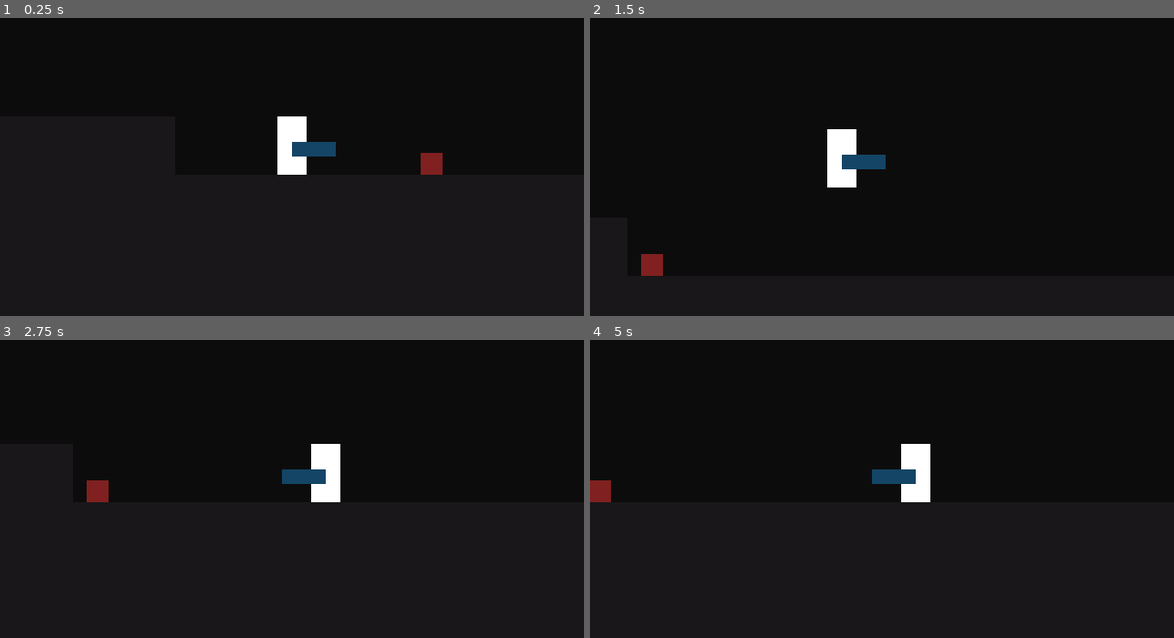
Above: before the commit, frames 1-4 (two rows, left to right).
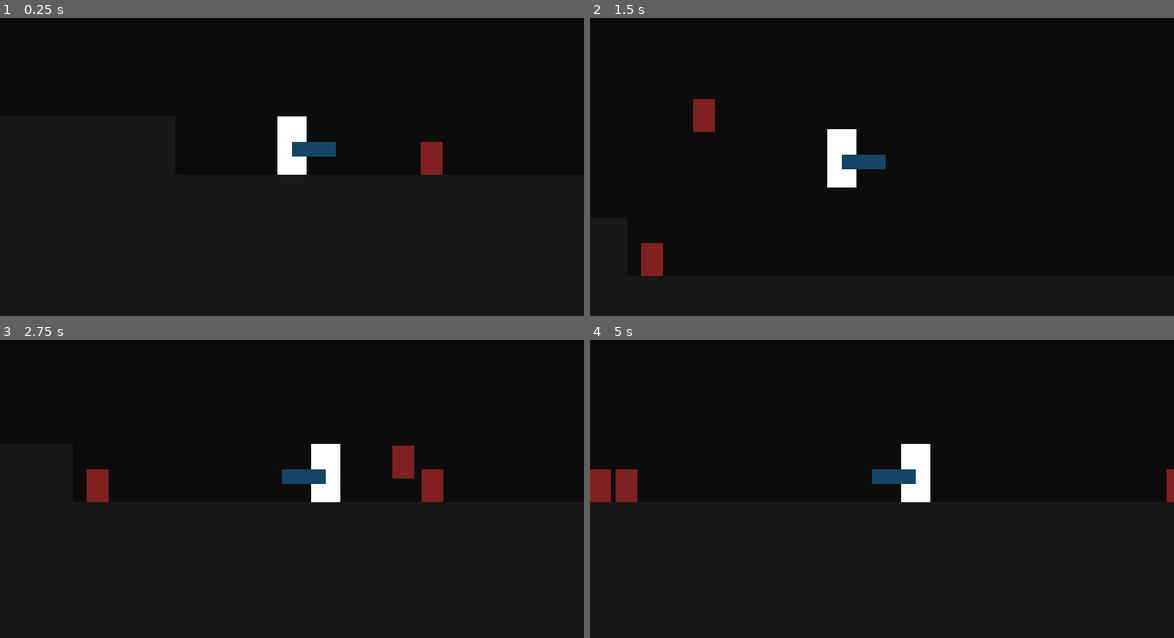
Above: after the commit, the same moments.

Repository: Ieida/guild-of-blood
Game: Godot game, scene res://core/game/game.tscn
Two runs of this game, one before a commit and one after it. Both use one fixed random seed, a clock stepped at 60 frames per second and the inputs below.
Inputs:
- Up to frame 1 (0.25 s): no input
- Up to frame 2 (1.5 s): hold D (move_right) from 0.53 s (still down); tap Space (jump) at 0.77 s
- Up to frame 3 (2.75 s): tap Space (jump) at 1.52 s; release D (move_right) at 2.03 s; hold A (move_left) from 2.03 s (still down)
- Up to frame 4 (5 s): release A (move_left) at 2.78 s; hold D (move_right) 2.78-4.28 s; tap Space (jump) at 3.02, 3.77, 4.52 s; hold A (move_left) from 4.28 s (still down)

The runs differ from the first frame. In frame 1, 0.1% of the frame differs, in the area x 72-76%, y 41-46%; in frame 2, 0.6%; in frame 3, 1.0%, in the area x 14-76%, y 35-55%; in frame 4, 0.7%.

Commit message:
drops and spawners

Diff:
--- /dev/null
+++ b/2d/core/drop/drop_2d.gd
@@ -0,0 +1,26 @@
+class_name Drop2D extends Area2D
+
+
+@export var attractor_tags: Array[StringName]
+var attractor: Hurtbox2D
+
+
+func _physics_process(delta: float) -> void:
+	if attractor:
+		var dir: Vector2 = global_position.direction_to(
+			attractor.global_position
+		)
+		var ang: float = sin(GameUtils.time * 5.) * deg_to_rad(45.)
+		dir = dir.rotated(ang)
+		var mtn: Vector2 = dir * 64. * delta
+		global_translate(mtn)
+	else:
+		for a in get_overlapping_areas():
+			if not a is Hurtbox2D: continue
+			var has_tag: bool
+			for t in attractor_tags:
+				if a.tags.has(t):
+					has_tag = true
+					break
+			if not has_tag: continue
+			attractor = a
--- /dev/null
+++ b/2d/core/drop/drop_2d.tscn
@@ -0,0 +1,21 @@
+[gd_scene load_steps=4 format=3 uid="uid://b88kivl1j87ay"]
+
+[ext_resource type="Script" uid="uid://hqbt67nxjo1m" path="res://2d/core/drop/drop_2d.gd" id="1_37hoe"]
+
+[sub_resource type="CircleShape2D" id="CircleShape2D_0v26c"]
+radius = 128.0
+
+[sub_resource type="QuadMesh" id="QuadMesh_yvoh2"]
+size = Vector2(8, 8)
+
+[node name="Drop2D" type="Area2D"]
+z_index = -1
+collision_layer = 8
+collision_mask = 4
+script = ExtResource("1_37hoe")
+
+[node name="CollisionShape2D" type="CollisionShape2D" parent="."]
+shape = SubResource("CircleShape2D_0v26c")
+
+[node name="Mesh" type="MeshInstance2D" parent="."]
+mesh = SubResource("QuadMesh_yvoh2")
--- /dev/null
+++ b/2d/core/drop_spawner/drop_spawner_2d.gd
@@ -0,0 +1,12 @@
+class_name DropSpawner2D extends Node2D
+
+
+@export var drop_scene: PackedScene
+@onready var game: Game = get_node(^"/root/Game")
+
+
+func spawn():
+	var p: Node = game.current_level.get_node(^"Nodes/Drops")
+	var d: Drop2D = drop_scene.instantiate()
+	p.add_child(d)
+	d.global_position = global_position
--- /dev/null
+++ b/2d/core/drop_spawner/drop_spawner_2d.tscn
@@ -0,0 +1,8 @@
+[gd_scene load_steps=3 format=3 uid="uid://p5iqg6en47hd"]
+
+[ext_resource type="Script" uid="uid://bmpasrbeyhskp" path="res://2d/core/drop_spawner/drop_spawner_2d.gd" id="1_bcvxc"]
+[ext_resource type="PackedScene" uid="uid://b88kivl1j87ay" path="res://2d/core/drop/drop_2d.tscn" id="2_xy45m"]
+
+[node name="DropSpawner2D" type="Node2D"]
+script = ExtResource("1_bcvxc")
+drop_scene = ExtResource("2_xy45m")
--- a/2d/core/enemy/enemy_2d.gd
+++ b/2d/core/enemy/enemy_2d.gd
@@ -1,6 +1,7 @@
 class_name Enemy2D extends CharacterBody2D
 
 
+signal died
 signal landed
 
 
@@ -14,8 +15,12 @@
 @onready var hitbox: Hitbox2D = $Hitbox2D
 @onready var hurtbox: Hurtbox2D = $Hurtbox2D
 @onready var mesh: MeshInstance2D = $Mesh
-@onready var target: Player2D = get_node(^"../Player2D")
+@onready var target: Player2D = get_node(^"../../Player2D")
 var attack_cooldown_start_time: float
+
+
+func _on_health_depleted():
+	died.emit()
 
 
 func _on_health_reduced():
@@ -46,3 +51,4 @@
 
 func _ready() -> void:
 	hurtbox.health.reduced.connect(_on_health_reduced)
+	hurtbox.health.depleted.connect(_on_health_depleted)
--- a/2d/core/enemy/enemy_2d.tscn
+++ b/2d/core/enemy/enemy_2d.tscn
@@ -11,8 +11,11 @@
 [ext_resource type="Script" uid="uid://dvvejqb1syxl7" path="res://2d/core/enemy/states/attack.gd" id="6_j8syg"]
 [ext_resource type="Script" uid="uid://opii8bib3yra" path="res://2d/core/enemy/states/run.gd" id="7_kqo4x"]
 [ext_resource type="Script" uid="uid://c0kpba4gkvv3b" path="res://2d/core/enemy/states/die.gd" id="8_qpd5a"]
+[ext_resource type="PackedScene" uid="uid://p5iqg6en47hd" path="res://2d/core/drop_spawner/drop_spawner_2d.tscn" id="12_pikec"]
+[ext_resource type="PackedScene" uid="uid://dt1o4gip3gv64" path="res://2d/drops/parasite_blood/parasite_blood.tscn" id="13_h22sm"]
 
 [sub_resource type="Resource" id="Resource_qpd5a"]
+resource_local_to_scene = true
 script = ExtResource("6_j8syg")
 lunge_velocity_x = 256.0
 lunge_velocity_y = 128.0
@@ -20,28 +23,33 @@
 metadata/_custom_type_script = "uid://dvvejqb1syxl7"
 
 [sub_resource type="Resource" id="Resource_kqo4x"]
+resource_local_to_scene = true
 script = ExtResource("5_68wph")
 stop_distance = 128.0
 priority = 1
 metadata/_custom_type_script = "uid://djgq3pop1uygr"
 
 [sub_resource type="Resource" id="Resource_j8syg"]
+resource_local_to_scene = true
 script = ExtResource("4_1l2mt")
 priority = 0
 metadata/_custom_type_script = "uid://coh1hf2qw8v3m"
 
 [sub_resource type="Resource" id="Resource_pikec"]
+resource_local_to_scene = true
 script = ExtResource("7_kqo4x")
-distance = 128.0
+distance = 256.0
 priority = 1
 metadata/_custom_type_script = "uid://opii8bib3yra"
 
 [sub_resource type="Resource" id="Resource_h22sm"]
+resource_local_to_scene = true
 script = ExtResource("8_qpd5a")
 priority = 3
 metadata/_custom_type_script = "uid://c0kpba4gkvv3b"
 
 [sub_resource type="Resource" id="Resource_68wph"]
+resource_local_to_scene = true
 script = ExtResource("2_wpea4")
 props = Dictionary[StringName, Variant]({
 &"is_attack_on_cd": false
@@ -57,7 +65,7 @@
 metadata/_custom_type_script = "uid://dnxtbvhmuuo3c"
 
 [sub_resource type="RectangleShape2D" id="RectangleShape2D_lup2p"]
-size = Vector2(24, 24)
+size = Vector2(24, 36)
 
 [sub_resource type="Resource" id="Resource_x4vt3"]
 resource_local_to_scene = true
@@ -67,7 +75,7 @@
 metadata/_custom_type_script = "uid://cr78h78gsyfpi"
 
 [sub_resource type="QuadMesh" id="QuadMesh_6uej2"]
-size = Vector2(24, 24)
+size = Vector2(24, 36)
 
 [node name="Enemy2D" type="CharacterBody2D"]
 z_index = 1
@@ -95,3 +103,8 @@
 [node name="Mesh" type="MeshInstance2D" parent="."]
 modulate = Color(0.5, 0.125, 0.125, 1)
 mesh = SubResource("QuadMesh_6uej2")
+
+[node name="DropSpawner2D" parent="." instance=ExtResource("12_pikec")]
+drop_scene = ExtResource("13_h22sm")
+
+[connection signal="died" from="." to="DropSpawner2D" method="spawn"]
--- /dev/null
+++ b/2d/core/enemy_spawner/enemy_spawner_2d.gd
@@ -0,0 +1,30 @@
+class_name EnemySpawner2D extends Node2D
+
+
+@export var enemy_scene: PackedScene
+@export var interval: float = 1.
+@export var max_enemies: int = 10
+@onready var game: Game = get_node(^"/root/Game")
+var spawned_enemies: Array[Enemy2D]
+var previous_spawn_time: float
+
+
+func _on_enemy_died(enemy: Enemy2D):
+	spawned_enemies.erase(enemy)
+
+
+func _process(_delta: float) -> void:
+	if spawned_enemies.size() < max_enemies:
+		var et: float = GameUtils.time - previous_spawn_time
+		if et >= interval:
+			previous_spawn_time = GameUtils.time
+			spawn()
+
+
+func spawn():
+	var p: Node = game.current_level.get_node(^"Nodes/Enemies")
+	var e: Enemy2D = enemy_scene.instantiate()
+	spawned_enemies.append(e)
+	e.died.connect(func (): _on_enemy_died(e))
+	p.add_child(e)
+	e.global_position = global_position
--- /dev/null
+++ b/2d/core/enemy_spawner/enemy_spawner_2d.tscn
@@ -0,0 +1,8 @@
+[gd_scene load_steps=3 format=3 uid="uid://o68ftpj23dau"]
+
+[ext_resource type="Script" uid="uid://dlr26qtkw20k2" path="res://2d/core/enemy_spawner/enemy_spawner_2d.gd" id="1_1w50a"]
+[ext_resource type="PackedScene" uid="uid://s40v113gcf3e" path="res://2d/core/enemy/enemy_2d.tscn" id="2_ebpdt"]
+
+[node name="EnemySpawner2D" type="Node2D"]
+script = ExtResource("1_1w50a")
+enemy_scene = ExtResource("2_ebpdt")
--- a/2d/core/level/level_2d.tscn
+++ b/2d/core/level/level_2d.tscn
@@ -7,5 +7,11 @@
 
 [node name="Nodes" type="Node2D" parent="."]
 
+[node name="Spawners" type="Node2D" parent="Nodes"]
+
+[node name="Enemies" type="Node2D" parent="Nodes"]
+
+[node name="Drops" type="Node2D" parent="Nodes"]
+
 [node name="UI" type="CanvasLayer" parent="."]
 layer = 128
--- /dev/null
+++ b/2d/drops/parasite_blood/parasite_blood.tscn
@@ -0,0 +1,9 @@
+[gd_scene load_steps=2 format=3 uid="uid://dt1o4gip3gv64"]
+
+[ext_resource type="PackedScene" uid="uid://b88kivl1j87ay" path="res://2d/core/drop/drop_2d.tscn" id="1_gyu1a"]
+
+[node name="ParasiteBlood" instance=ExtResource("1_gyu1a")]
+attractor_tags = Array[StringName]([&"player"])
+
+[node name="Mesh" parent="." index="1"]
+modulate = Color(0.125, 0.5, 0.33125, 1)
--- a/2d/levels/prototype/prototype.tscn
+++ b/2d/levels/prototype/prototype.tscn
@@ -1,9 +1,67 @@
-[gd_scene load_steps=5 format=4 uid="uid://cnwh2ow3x0j8r"]
+[gd_scene load_steps=19 format=4 uid="uid://cnwh2ow3x0j8r"]
 
 [ext_resource type="PackedScene" uid="uid://cnjtvl45aqxb7" path="res://2d/core/level/level_2d.tscn" id="1_b54cj"]
 [ext_resource type="PackedScene" uid="uid://cf3adykhk662m" path="res://2d/nodes/player/player_2d.tscn" id="2_525th"]
 [ext_resource type="TileSet" uid="uid://26un0yc34etd" path="res://2d/tilsets/def_tileset.tres" id="2_eayre"]
 [ext_resource type="PackedScene" uid="uid://s40v113gcf3e" path="res://2d/core/enemy/enemy_2d.tscn" id="3_2sgvi"]
+[ext_resource type="PackedScene" uid="uid://o68ftpj23dau" path="res://2d/core/enemy_spawner/enemy_spawner_2d.tscn" id="3_u0x1i"]
+[ext_resource type="Script" uid="uid://dnxtbvhmuuo3c" path="res://core/scripts/state_machine.gd" id="5_wjp0v"]
+[ext_resource type="Script" uid="uid://rl13pfkc2x4u" path="res://core/scripts/state.gd" id="6_oh2e6"]
+[ext_resource type="Script" uid="uid://dvvejqb1syxl7" path="res://2d/core/enemy/states/attack.gd" id="7_o8y43"]
+[ext_resource type="Script" uid="uid://djgq3pop1uygr" path="res://2d/core/enemy/states/chase.gd" id="8_3vbp3"]
+[ext_resource type="Script" uid="uid://coh1hf2qw8v3m" path="res://2d/core/enemy/states/idle.gd" id="9_ibw54"]
+[ext_resource type="Script" uid="uid://opii8bib3yra" path="res://2d/core/enemy/states/run.gd" id="10_3xvfh"]
+[ext_resource type="Script" uid="uid://c0kpba4gkvv3b" path="res://2d/core/enemy/states/die.gd" id="11_6jaef"]
+
+[sub_resource type="Resource" id="Resource_sx21p"]
+resource_local_to_scene = true
+script = ExtResource("7_o8y43")
+lunge_velocity_x = 256.0
+lunge_velocity_y = 128.0
+priority = 2
+metadata/_custom_type_script = "uid://dvvejqb1syxl7"
+
+[sub_resource type="Resource" id="Resource_o4uth"]
+resource_local_to_scene = true
+script = ExtResource("8_3vbp3")
+stop_distance = 128.0
+priority = 1
+metadata/_custom_type_script = "uid://djgq3pop1uygr"
+
+[sub_resource type="Resource" id="Resource_isaxc"]
+resource_local_to_scene = true
+script = ExtResource("9_ibw54")
+priority = 0
+metadata/_custom_type_script = "uid://coh1hf2qw8v3m"
+
+[sub_resource type="Resource" id="Resource_4sf3a"]
+resource_local_to_scene = true
+script = ExtResource("10_3xvfh")
+distance = 128.0
+priority = 1
+metadata/_custom_type_script = "uid://opii8bib3yra"
+
+[sub_resource type="Resource" id="Resource_attk2"]
+resource_local_to_scene = true
+script = ExtResource("11_6jaef")
+priority = 3
+metadata/_custom_type_script = "uid://c0kpba4gkvv3b"
+
+[sub_resource type="Resource" id="Resource_ly4kb"]
+resource_local_to_scene = true
+script = ExtResource("5_wjp0v")
+props = Dictionary[StringName, Variant]({
+&"is_attack_on_cd": false
+})
+states = Dictionary[StringName, ExtResource("6_oh2e6")]({
+&"attack": SubResource("Resource_sx21p"),
+&"chase": SubResource("Resource_o4uth"),
+&"die": SubResource("Resource_attk2"),
+&"idle": SubResource("Resource_isaxc"),
+&"run": SubResource("Resource_4sf3a")
+})
+priority = 0
+metadata/_custom_type_script = "uid://dnxtbvhmuuo3c"
 
 [node name="Prototype" instance=ExtResource("1_b54cj")]
 
@@ -24,8 +82,17 @@
 tile_map_data = PackedByteArray("AAD8/wAAAAAAAAAAAAD8/wEAAAAAAAAAAAD9/wAAAAAAAAAAAAD9/wEAAAAAAAAAAAD+/wAAAAAAAAAAAAD+/w …(17520 unchanged characters)…
 tile_set = ExtResource("2_eayre")
 
-[node name="Player2D" parent="Nodes" index="1" instance=ExtResource("2_525th")]
+[node name="EnemySpawner2D" parent="Nodes/Spawners" index="0" instance=ExtResource("3_u0x1i")]
+position = Vector2(-138, -217)
+max_enemies = 1
+
+[node name="EnemySpawner2D2" parent="Nodes/Spawners" index="1" instance=ExtResource("3_u0x1i")]
+position = Vector2(642, -294)
+max_enemies = 1
+
+[node name="Enemy2D" parent="Nodes/Enemies" index="0" instance=ExtResource("3_2sgvi")]
+position = Vector2(183, -18)
+state_machine = SubResource("Resource_ly4kb")
+
+[node name="Player2D" parent="Nodes" index="3" instance=ExtResource("2_525th")]
 position = Vector2(0, -32)
-
-[node name="Enemy2D" parent="Nodes" index="2" instance=ExtResource("3_2sgvi")]
-position = Vector2(183, -12)
--- a/project.godot
+++ b/project.godot
@@ -65,6 +65,7 @@
 2d_physics/layer_1="World"
 2d_physics/layer_2="Characters"
 2d_physics/layer_3="Hurtboxes"
+2d_physics/layer_4="Drops"
 
 [rendering]
 
Not shown, added: 2d/core/drop/drop_2d.gd.uid
Not shown, added: 2d/core/drop_spawner/drop_spawner_2d.gd.uid
Not shown: 1 places in 2d/core/enemy/enemy_2d.tscn that only renumber resources
Not shown, added: 2d/core/enemy_spawner/enemy_spawner_2d.gd.uid
